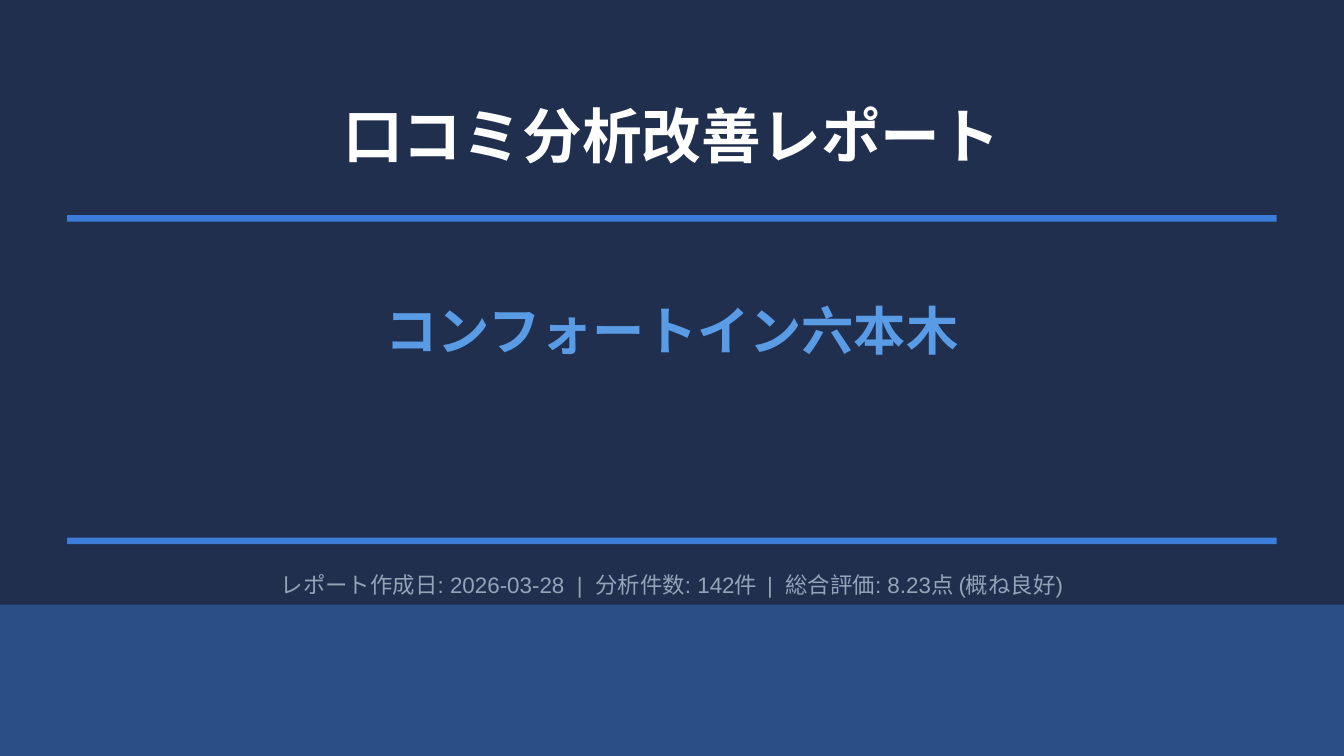
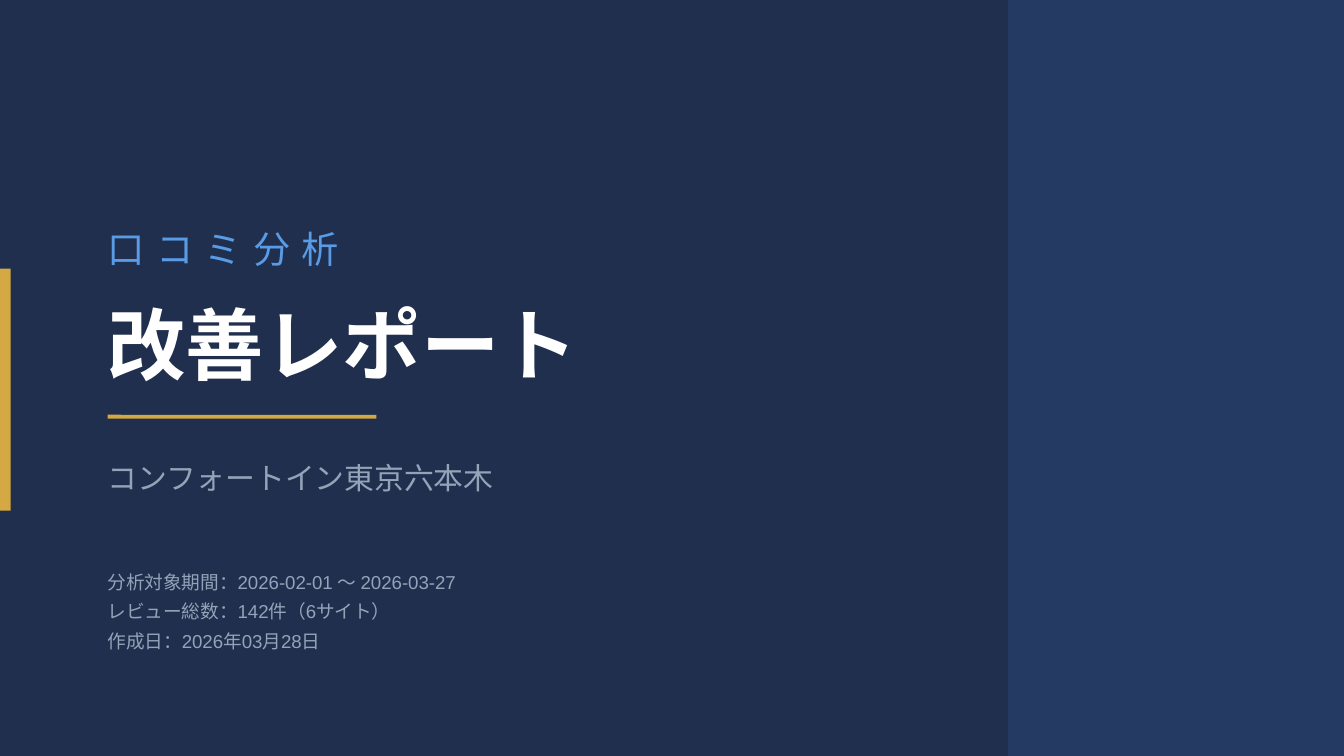
Before and after one commit to TAKAHASHIMITSUGU329/primechange-portal, a slide deck: slide 1 of 納品レポート/ホテル別レポート/comfort_roppongi_口コミ分析レポート.pptx. Drawn at 1344x756 pixels with LibreOffice and Linux fonts; fonts in the diff are those of the drawing. Boxes give left, top, right and bottom in pixels: in the first picture for what was removed or moved away, otherwise in the second. Text is boxed around its words. In the diff, an @@ line names an element or a change of style, - is before the commit and + after.

```diff
--- a/納品レポート/ホテル別レポート/comfort_roppongi_口コミ分析レポート.pptx
+++ b/納品レポート/ホテル別レポート/comfort_roppongi_口コミ分析レポート.pptx
@@ rectangle added at [1008, 0, 1344, 755], fill #3B7DD8 at 15% opacity @@
@@ rectangle removed at [67, 215, 1277, 222] @@
@@ text at [107, 231, 339, 266]: text changed; size 32 to 20 pt; text colour #FFFFFF to #5A9BE6; bold off @@
-口コミ分析改善レポート
+口コミ分析
@@ rectangle added at [0, 269, 11, 511], fill #D4A843 @@
@@ text added at [107, 306, 578, 381], 42 pt, text #FFFFFF, bold @@
+改善レポート
@@ line added from (108, 417) to (376, 417), #D4A843 2 pt @@
@@ text at [107, 464, 493, 492]: text changed; size 28 to 16 pt; text colour #5A9BE6 to #94A3B8; bold off @@
-コンフォートイン六本木
+コンフォートイン東京六本木
@@ rectangle removed at [67, 538, 1277, 544] @@
@@ text at [107, 573, 456, 650]: text changed; size 12 to 10 pt @@
-レポート作成日: 2026-03-28 | 分析件数: 142件 | 総合評価: 8.23点 (概ね良好)
+分析対象期間：2026-02-01 〜 2026-03-27
+レビュー総数：142件（6サイト）
+作成日：2026年03月28日
@@ rectangle removed at [0, 605, 1344, 755] @@
```
Also in this commit, not shown: 1 other slide changed, 5 slides added, 6 slides removed, 37 other files.
